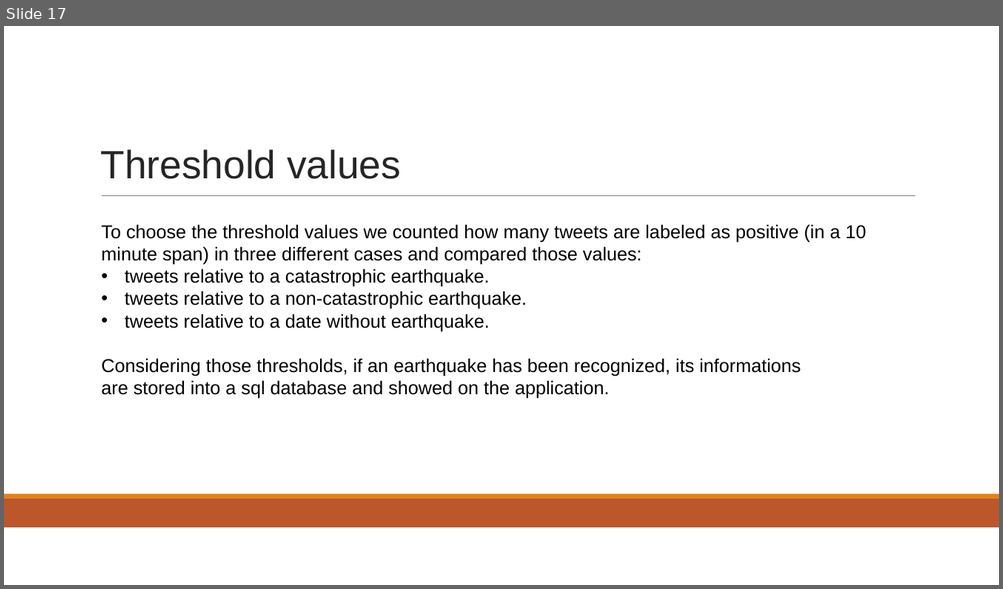
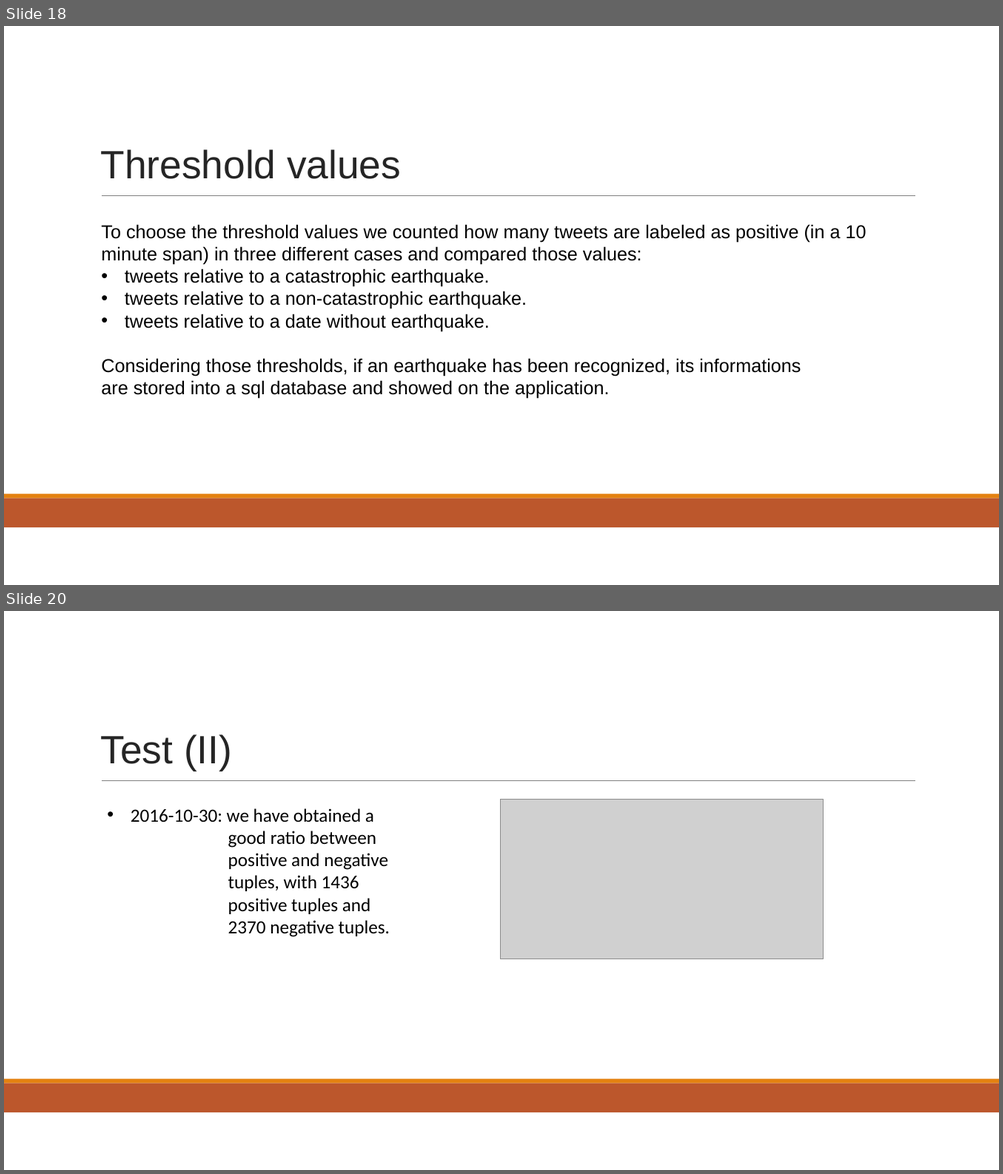
Before and after one commit to Geghi/DMML-Project, a slide deck: documentation/presentazione/presentazione.pptx. Shown one above the other, each under a label of ours: slide 17 before the commit, slides 18 and 20 after it; the slides between them are not shown. The pictures are 1003x589 and 1003x1174 pixels, drawn with LibreOffice and Linux fonts; fonts in the diff are those of the drawing; grey boxes stand for pictures. Boxes give left, top, right and bottom in pixels: in the first picture for what was removed or moved away, otherwise in the second. Text is boxed around its words. In the diff, an @@ line names an element or a change of style, - is before the commit and + after.

```diff
--- a/documentation/presentazione/presentazione.pptx
+++ b/documentation/presentazione/presentazione.pptx
@@ slide 20 added at <box>4,611,999,1170</box>, background #FFFFFF; not listed: 3 template elements that a slide beside it also shows @@
@@ title added at <box>101,735,232,771</box>, 38.1 pt, text #252525 @@
+Test (II)
@@ text added at <box>131,809,390,937</box>, 18 pt, text #000000 @@
+• 2016-10-30: we have obtained a
+  good ratio between
+  positive and negative
+  tuples, with 1436
+  positive tuples and
+  2370 negative tuples.
@@ picture added at <box>500,800,823,960</box> @@
@@ what was slide 17 is now slide 18 @@
```
Also in this commit, not shown: 1 slide changed, 4 other slides added, 6 other files.
